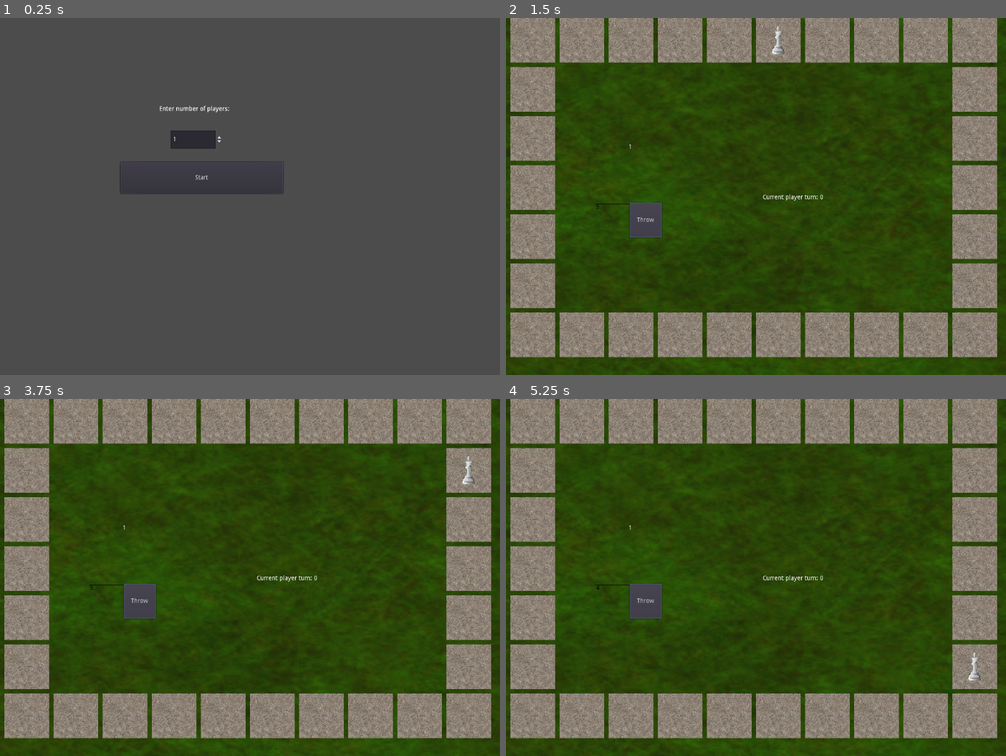
Above: before the commit, frames 1-4 (two rows, left to right).
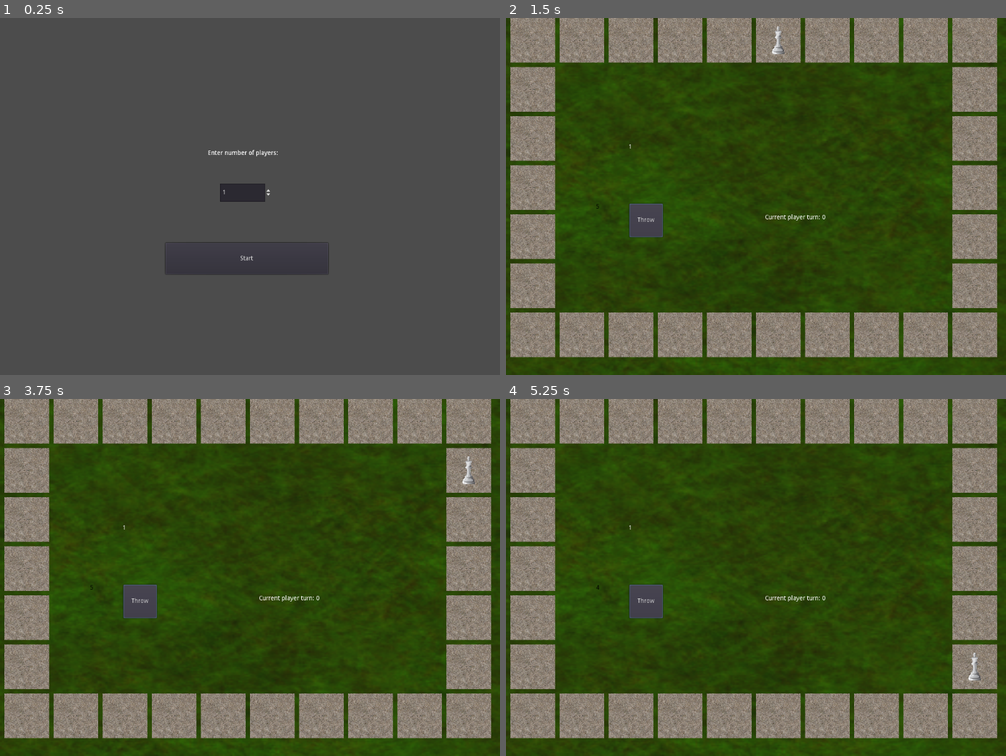
Above: after the commit, the same moments.

Repository: askoki160/angels-of-delta
Game: Godot game, scene res://StartScene.tscn
Two runs of this game, one before a commit and one after it. Both use one fixed random seed, a clock stepped at 60 frames per second and the inputs below.
Inputs:
- Up to frame 1 (0.25 s): no input
- Up to frame 2 (1.5 s): click "Start" at 0.5 s; click "Throw" at 1.25 s
- Up to frame 3 (3.75 s): click "Start" at 2 s; click "Start" at 2.75 s; click "Throw" at 3.5 s
- Up to frame 4 (5.25 s): click "Start" at 4.25 s; click "Throw" at 5 s

The runs differ from the first frame. In frame 1, 1.1% of the frame differs, in the area x 24-66%, y 24-72%; in frame 2, 0.3%; in frame 3, 0.3%; in frame 4, 0.3%.

Commit message:
MainScene refactored and classes moved to utils

Diff:
--- a/DiceScene.tscn
+++ b/DiceScene.tscn
@@ -1,28 +1,29 @@
-[gd_scene load_steps=3 format=2]
+[gd_scene load_steps=2 format=2]
 
 [ext_resource path="res://DiceScene.gd" type="Script" id=1]
-
-[sub_resource type="StyleBoxLine" id=1]
 
 [node name="Node2D" type="Node2D"]
 script = ExtResource( 1 )
 
 [node name="Label" type="Label" parent="."]
-modulate = Color( 0, 0, 0, 1 )
 self_modulate = Color( 0, 0, 0, 1 )
 show_behind_parent = true
 margin_right = 75.0
-margin_bottom = 74.0
-custom_styles/normal = SubResource( 1 )
+margin_bottom = 75.0
+size_flags_horizontal = 0
+size_flags_vertical = 0
+custom_colors/font_color = Color( 1, 1, 1, 1 )
+custom_colors/font_outline_modulate = Color( 1, 1, 1, 1 )
+text = "asfasf"
 __meta__ = {
 "_edit_use_anchors_": false
 }
 
 [node name="Button" type="Button" parent="."]
-margin_left = 75.6844
-margin_top = -2.14023
-margin_right = 147.684
-margin_bottom = 75.8598
+margin_left = 75.0
+margin_top = 0.0212157
+margin_right = 150.0
+margin_bottom = 75.0
 text = "Throw"
 __meta__ = {
 "_edit_use_anchors_": false
--- a/MainScene.gd
+++ b/MainScene.gd
@@ -1,100 +1,22 @@
-class_name Player
 extends Node2D
 
 onready var global_vars = get_node("/root/Global")
 var Player = load("res://Player.tscn")
-var x_offset = 0
 
-class PlayerState:
-	var current_player_index: int
-	var players = []
-
-	func _init():
-		current_player_index = 0
-
-	func add_player(player_instance):
-		players.append(player_instance)
-
-	func get_current_index():
-		return current_player_index
-
-	func get_current_instance():
-		return players[current_player_index]
-
-	func _next_player():
-		current_player_index = (current_player_index + 1) % players.size()
-
-class Map:
-	var n_rows: int = 7
-	var n_cols: int = 10
-	var field_rect_size : int
-	var fields : Array
-	var max_width: int
-	var max_height: int
-	var rect_width: int
-	var rect_height: int
-	var context
-
-	func _init(context, fields_global):
-		rect_width = 100
-		rect_height = 100
-		self.context = context
-		fields = fields_global
-
-	func add_to_global_fields(pos_x, pos_y, idx):
-		var field_dict: Dictionary = {
-			"id": idx,
-			"location": Vector2(pos_x, pos_y),
-			'occupied': 0,
-			# TODO: field actions
-			"actions": null
-		}
-		fields.append(field_dict)
-
-	func generate_fields():
-		"""
-		Generate fields of the game. Starts from top left and goes clockwise.
-		"""
-		var position_x = -rect_width / 2
-		var position_y = rect_height / 2
-		var board_fields_extent = (n_cols + n_rows - 1)
-		var cumulative_fields = board_fields_extent * 2
-		var left_vertical_border = board_fields_extent + n_cols - 1
-
-		for i in range(cumulative_fields):
-			if i < n_cols:
-				position_x += rect_width + 10
-			elif n_cols <= i and i < board_fields_extent:
-				position_y += rect_height + 10
-			elif board_fields_extent <= i and i < left_vertical_border:
-				position_x -= rect_width + 10
-			else:
-				position_y -= rect_height + 10
-
-			var Field = load("res://Field.tscn")
-			var field_instance = Field.instance()
-			field_instance.position = Vector2(position_x, position_y)
-			field_instance.resize_sprite(rect_height, rect_width)
-			add_to_global_fields(position_x, position_y, i)
-			context.add_child(field_instance)
-
-var state = PlayerState.new()
+var state = Utils.PlayerState.new()
 
 # Called when the node enters the scene tree for the first time.
 func _ready():
-	$Label.text = str(global_vars.players)
-	$Label2.text = "Current player turn: " + str(state.get_current_index())
-	var map = Map.new(self, global_vars.fields)
+	$NumberOfPlayers.text = str(global_vars.players)
+	$CurrentPlayerTurn.text = "Current player turn: " + str(state.get_current_index())
+	var map = Utils.Map.new(self, global_vars.fields)
 	map.generate_fields()
 	for i in range(global_vars.players):
 		var Player = load("res://Player.tscn")
 		var player_instance = Player.instance()
 		player_instance.set_name("player_" + str(i))
-		# hardcoded position
-		player_instance.position = Vector2(10 + x_offset, 60)
 		# connect all field instances
 		player_instance.connect("ended_turn", self, "_on_end_turn")
-		x_offset += 30
 		state.add_player(player_instance)
 		add_child(player_instance)
 
@@ -105,4 +27,4 @@
 
 func _on_end_turn():
 	state._next_player()
-	$Label2.text = "Current player turn: " + str(state.get_current_index())
+	$CurrentPlayerTurn.text = "Current player turn: " + str(state.get_current_index())
--- a/MainScene.tscn
+++ b/MainScene.tscn
@@ -6,13 +6,6 @@
 
 [node name="RootNode" type="Node2D"]
 script = ExtResource( 4 )
-
-[node name="ColorRect" type="ColorRect" parent="."]
-margin_right = 1120.0
-margin_bottom = 800.0
-__meta__ = {
-"_edit_use_anchors_": false
-}
 
 [node name="TextureRect" type="TextureRect" parent="."]
 margin_right = 1120.0
@@ -23,11 +16,11 @@
 "_edit_use_anchors_": false
 }
 
-[node name="Label" type="Label" parent="."]
-margin_left = 274.482
-margin_top = 281.886
-margin_right = 763.482
-margin_bottom = 360.886
+[node name="NumberOfPlayers" type="Label" parent="."]
+margin_left = 274.0
+margin_top = 282.0
+margin_right = 840.0
+margin_bottom = 361.0
 __meta__ = {
 "_edit_use_anchors_": false
 }
@@ -35,11 +28,11 @@
 [node name="Dice" parent="." instance=ExtResource( 2 )]
 position = Vector2( 201.403, 416.056 )
 
-[node name="Label2" type="Label" parent="."]
-margin_left = 575.012
-margin_top = 394.856
-margin_right = 888.012
-margin_bottom = 503.856
+[node name="CurrentPlayerTurn" type="Label" parent="."]
+margin_left = 579.795
+margin_top = 440.298
+margin_right = 892.795
+margin_bottom = 549.298
 __meta__ = {
 "_edit_use_anchors_": false
 }
--- a/Player.gd
+++ b/Player.gd
@@ -1,46 +1,30 @@
 extends KinematicBody2D
 
-var speedHorizontal = 200
-var speedVertical = 0
-# original starting point for character
-var targetPos = Vector2(980, 1200)
-
-var velocity : Vector2 = Vector2()
-var direction = Vector2.DOWN
-var start_pos = Vector2(980, 1200)
-
 onready var global_vars = get_node("/root/Global/")
+onready var fields = global_vars.fields
 var pos_index = 0
+var init_position_index = 0
 
 signal ended_turn
 
-func _physics_process(delta):
-	pass
-	#velocity.x = speedHorizontal
-	#velocity.y = speedVertical
-	#velocity = move_and_slide(velocity, direction)
-
-
 # Called when the node enters the scene tree for the first time.
 func _ready():
-	pass
+	set_position(init_position_index)
 
+func set_position(board_index):
+	if board_index != init_position_index:
+		fields[self.pos_index]['occupied'] -= 1
+	# update player index
+	self.pos_index = board_index
+	var field_pos = fields[self.pos_index]['location']
+	var occupied = fields[self.pos_index]['occupied']
+	# move player on the board
+	self.position = field_pos + occupied * Vector2(10, 10)
+	fields[self.pos_index]['occupied'] += 1
 
 func take_turn(dice_number) -> void:
-	var fields = global_vars.fields
-	fields[self.pos_index]['occupied'] -= 1
-
-	self.pos_index = (self.pos_index + dice_number) % fields.size()
-	var field_pos = fields[self.pos_index]['location']
-	var occupied = fields[self.pos_index]['occupied']
-
-	#var last_position = self.position
-	#last_position.x += dice_number * 100
-	self.position = field_pos + occupied * Vector2(10, 10)
-
-	fields[self.pos_index]['occupied'] += 1
-
-
+	var board_index = (self.pos_index + dice_number) % fields.size()
+	set_position(board_index)
 	emit_signal("ended_turn") # Once the turn has finished
 
 
@@ -51,55 +35,3 @@
 	dialog.connect('modal_closed', dialog, 'queue_free')
 	add_child(dialog)
 	dialog.popup_centered()
-
-
-#func _on_StartField_body_entered(body):
-#	if dice_number <= 0:
-#		speedHorizontal = 0
-#		speedVertical = 0
-#		OS.alert("Start", "All drink!")
-#	else:
-#		speedHorizontal = 200
-#		speedVertical = 0
-#
-#
-#func _on_Field2_body_exited(body):
-#	dice_number -= 1
-#	if dice_number <= 0:
-#		speedHorizontal = 0
-#		speedVertical = 0
-#		OS.alert("Drink 3", "Drink field, what a surprise!")
-#
-#
-#func _on_Field3_body_shape_entered(body_id, body, body_shape, area_shape):
-#	dice_number -= 1
-#	if dice_number <= 0:
-#		speedHorizontal = 0
-#		speedVertical = 0
-#		OS.alert("Drink 4", "Drink field, what a surprise!")
-#	else:
-#		speedHorizontal = 0
-#		speedVertical = 200
-#
-#
-#
-#func _on_Field4_body_entered(body):
-#	dice_number -= 1
-#	if dice_number <= 0:
-#		speedHorizontal = 0
-#		speedVertical = 0
-#		OS.alert("Drink 5", "Drink field, what a surprise!")
-#	else:
-#		speedHorizontal = -200
-#		speedVertical = 0
-#
-#
-#func _on_Field5_body_entered(body):
-#	dice_number -= 1
-#	if dice_number <= 0:
-#		speedHorizontal = 0
-#		speedVertical = 0
-#		OS.alert("Drink 6", "Drink field, what a surprise!")
-#	else:
-#		speedHorizontal = 0
-#		speedVertical = -200
--- a/StartScene.tscn
+++ b/StartScene.tscn
@@ -6,10 +6,10 @@
 script = ExtResource( 1 )
 
 [node name="SpinBox" type="SpinBox" parent="."]
-margin_left = 382.245
-margin_top = 251.868
-margin_right = 499.245
-margin_bottom = 292.868
+margin_left = 493.282
+margin_top = 370.697
+margin_right = 610.282
+margin_bottom = 411.697
 min_value = 1.0
 max_value = 10.0
 value = 1.0
@@ -18,20 +18,20 @@
 }
 
 [node name="Label" type="Label" parent="."]
-margin_left = 356.984
-margin_top = 196.666
-margin_right = 564.984
-margin_bottom = 233.666
+margin_left = 466.104
+margin_top = 295.896
+margin_right = 625.104
+margin_bottom = 332.896
 text = "Enter number of players:"
 __meta__ = {
 "_edit_use_anchors_": false
 }
 
 [node name="Button" type="Button" parent="."]
-margin_left = 269.876
-margin_top = 322.829
-margin_right = 633.876
-margin_bottom = 392.829
+margin_left = 371.173
+margin_top = 503.995
+margin_right = 735.173
+margin_bottom = 573.995
 text = "Start"
 __meta__ = {
 "_edit_use_anchors_": false
--- /dev/null
+++ b/Utils.gd
@@ -0,0 +1,78 @@
+extends Node
+
+func _ready():
+	pass
+
+class PlayerState:
+	var current_player_index: int
+	var players = []
+
+	func _init():
+		current_player_index = 0
+
+	func add_player(player_instance):
+		players.append(player_instance)
+
+	func get_current_index():
+		return current_player_index
+
+	func get_current_instance():
+		return players[current_player_index]
+
+	func _next_player():
+		current_player_index = (current_player_index + 1) % players.size()
+
+
+class Map:
+	var n_rows: int = 7
+	var n_cols: int = 10
+	var field_rect_size : int
+	var fields : Array
+	var max_width: int
+	var max_height: int
+	var rect_width: int
+	var rect_height: int
+	var context
+
+	func _init(context, fields_global):
+		rect_width = 100
+		rect_height = 100
+		self.context = context
+		fields = fields_global
+
+	func add_to_global_fields(pos_x, pos_y, idx):
+		var field_dict: Dictionary = {
+			"id": idx,
+			"location": Vector2(pos_x, pos_y),
+			'occupied': 0,
+			# TODO: field actions
+			"actions": null
+		}
+		fields.append(field_dict)
+
+	func generate_fields():
+		"""
+		Generate fields of the game. Starts from top left and goes clockwise.
+		"""
+		var position_x = -rect_width / 2
+		var position_y = rect_height / 2
+		var board_fields_extent = (n_cols + n_rows - 1)
+		var cumulative_fields = board_fields_extent * 2
+		var left_vertical_border = board_fields_extent + n_cols - 1
+
+		for i in range(cumulative_fields):
+			if i < n_cols:
+				position_x += rect_width + 10
+			elif n_cols <= i and i < board_fields_extent:
+				position_y += rect_height + 10
+			elif board_fields_extent <= i and i < left_vertical_border:
+				position_x -= rect_width + 10
+			else:
+				position_y -= rect_height + 10
+
+			var Field = load("res://Field.tscn")
+			var field_instance = Field.instance()
+			field_instance.position = Vector2(position_x, position_y)
+			field_instance.resize_sprite(rect_height, rect_width)
+			add_to_global_fields(position_x, position_y, i)
+			context.add_child(field_instance)
--- a/project.godot
+++ b/project.godot
@@ -8,14 +8,9 @@
 
 config_version=4
 
-_global_script_classes=[ {
-"base": "Node2D",
-"class": "Player",
-"language": "GDScript",
-"path": "res://MainScene.gd"
-} ]
+_global_script_classes=[  ]
 _global_script_class_icons={
-"Player": ""
+
 }
 
 [application]
@@ -28,6 +23,7 @@
 
 Global="*res://Global.gd"
 StartScene="*res://StartScene.tscn"
+Utils="*res://Utils.gd"
 
 [display]
 
